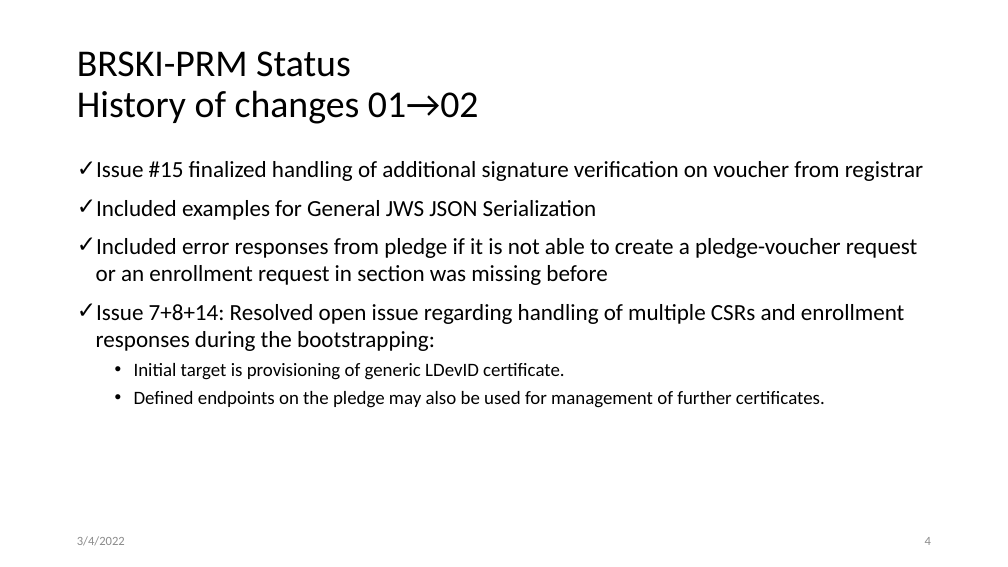
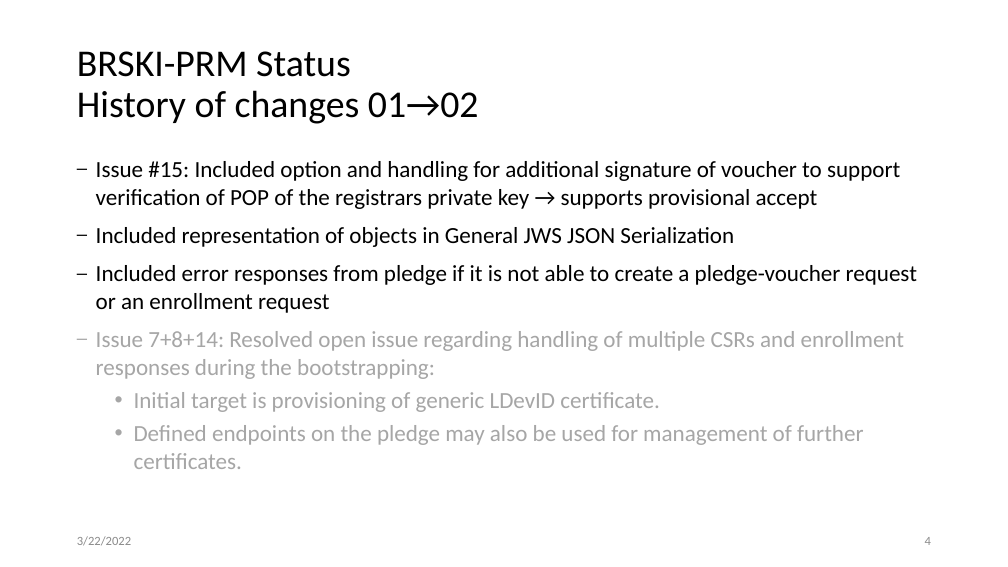
Before and after one commit to anima-wg/anima-brski-prm, a slide deck: slide 4 of presentations/slides-113-BRSKI-PRM.pptx. Drawn at 1008x567 pixels with LibreOffice and Linux fonts; fonts in the diff are those of the drawing. Boxes give left, top, right and bottom in pixels: in the first picture for what was removed or moved away, otherwise in the second. Text is boxed around its words. In the diff, an @@ line names an element or a change of style, - is before the commit and + after.

Commit message:
simplified issue description

```diff
--- a/presentations/slides-113-BRSKI-PRM.pptx
+++ b/presentations/slides-113-BRSKI-PRM.pptx
@@ text at [96,161,917,313]: text changed @@
-✓ Issue #15 finalized handling of additional signature verification on voucher from registrar
-✓ Included examples for General JWS JSON Serialization
-✓ Included error responses from pledge if it is not able to create a pledge-voucher request or an enrollment request in section was missing before
+– Issue #15: Included option and handling for additional signature of voucher to support verification of POP of the registrars private key → supports provisional accept
+– Included representation of objects in General JWS JSON Serialization
+– Included error responses from pledge if it is not able to create a pledge-voucher request or an enrollment request
@@ text at [96,331,904,469]: text colour #000000 to #A6A6A6 in "Issue 7+8+14: Resolved open issue regarding handling ...", "Initial target is provisioning of generic LDevID ...", "Defined endpoints on the pledge may also ..."; size 18 to 22 pt in "Initial target is provisioning of generic LDevID ...", "Defined endpoints on the pledge may also ..."; bullet ✓ to – @@
@@ text at [77,536,131,546]: text changed @@
-3/4/2022
+3/22/2022
```
Also in this commit, not shown: 5 other slides changed.
